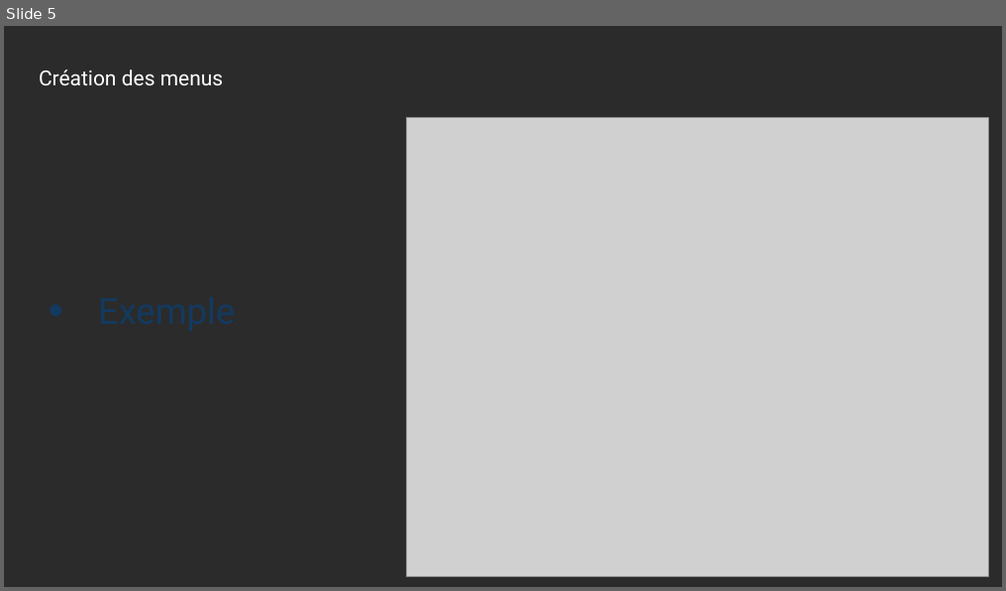
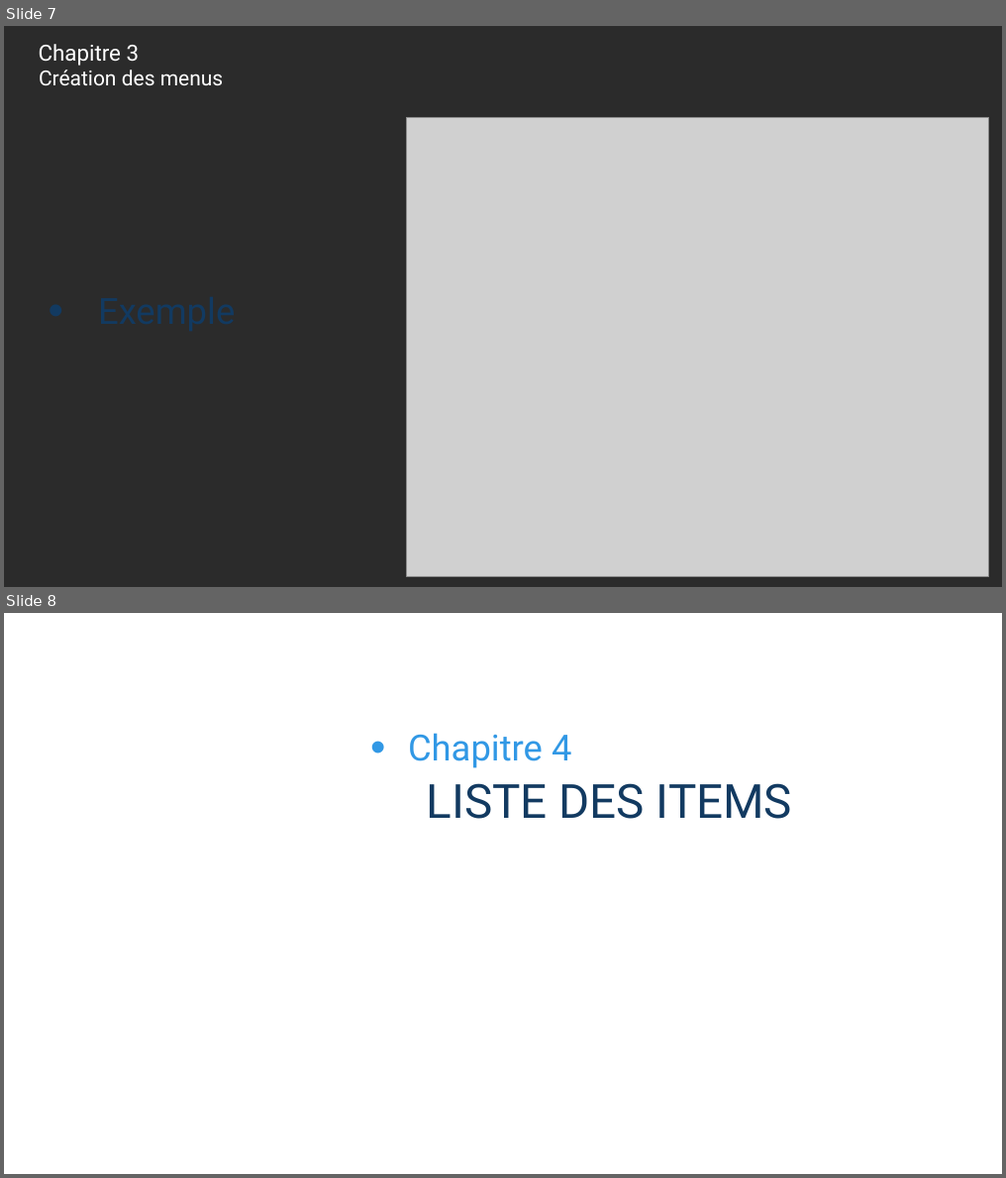
Before and after one commit to PolytechLyon-Etienne-Melanie/RPG, a slide deck: Diapo/DIapo.pptx. Shown one above the other, each under a label of ours: slide 5 before the commit, slides 7 and 8 after it. The pictures are 1006x591 and 1006x1178 pixels, drawn with LibreOffice and Linux fonts; fonts in the diff are those of the drawing; grey boxes stand for pictures; background and template pictures are left out; a plain dark background stands for a picture behind light text. Boxes give left, top, right and bottom in pixels: in the first picture for what was removed or moved away, otherwise in the second. Text is boxed around its words. In the diff, an @@ line names an element or a change of style, - is before the commit and + after.

```diff
--- a/Diapo/DIapo.pptx
+++ b/Diapo/DIapo.pptx
@@ slide 8 added at (4, 613, 1002, 1174), background picture (left out) @@
@@ subtitle added at (408, 733, 571, 768), 26 pt, text #3198E5 @@
+• Chapitre 4
@@ title added at (427, 783, 792, 819), 34 pt, text #123A61 @@
+LISTE DES ITEMS
@@ what was slide 5 is now slide 7 @@
@@ slide 7 changed as well @@
@@ title added at (39, 44, 140, 66), 16 pt, text #FFFFFF @@
+Chapitre 3
```
Also in this commit, not shown: 4 other slides changed, 3 other slides added, 4 slides removed, 1 other file.
